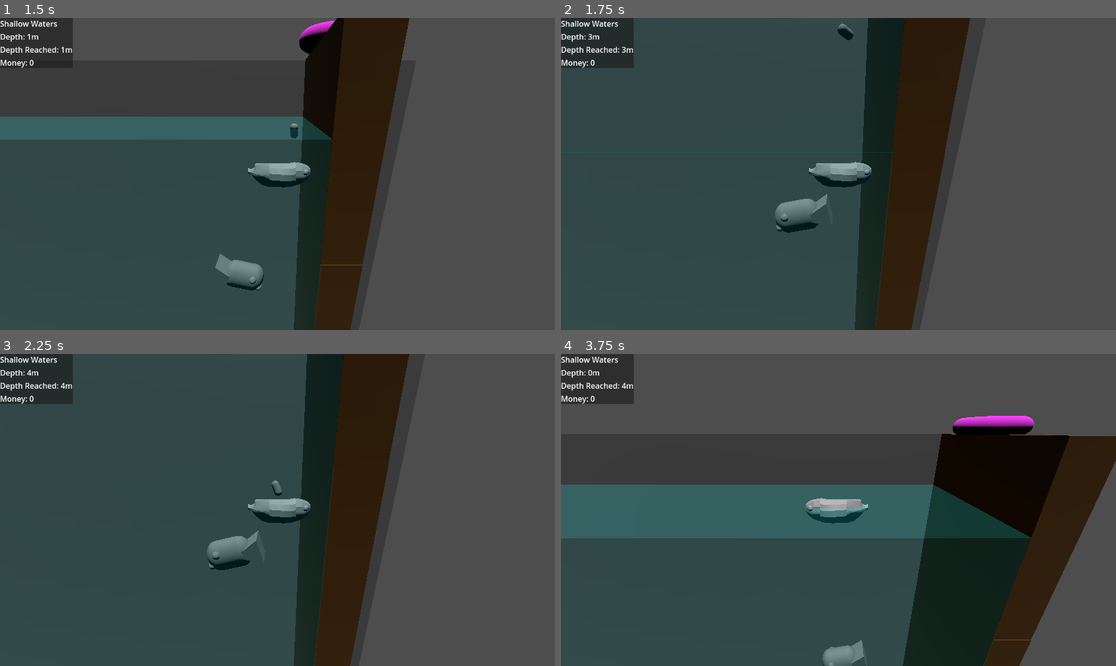
Above: before the commit, frames 1-4 (two rows, left to right).
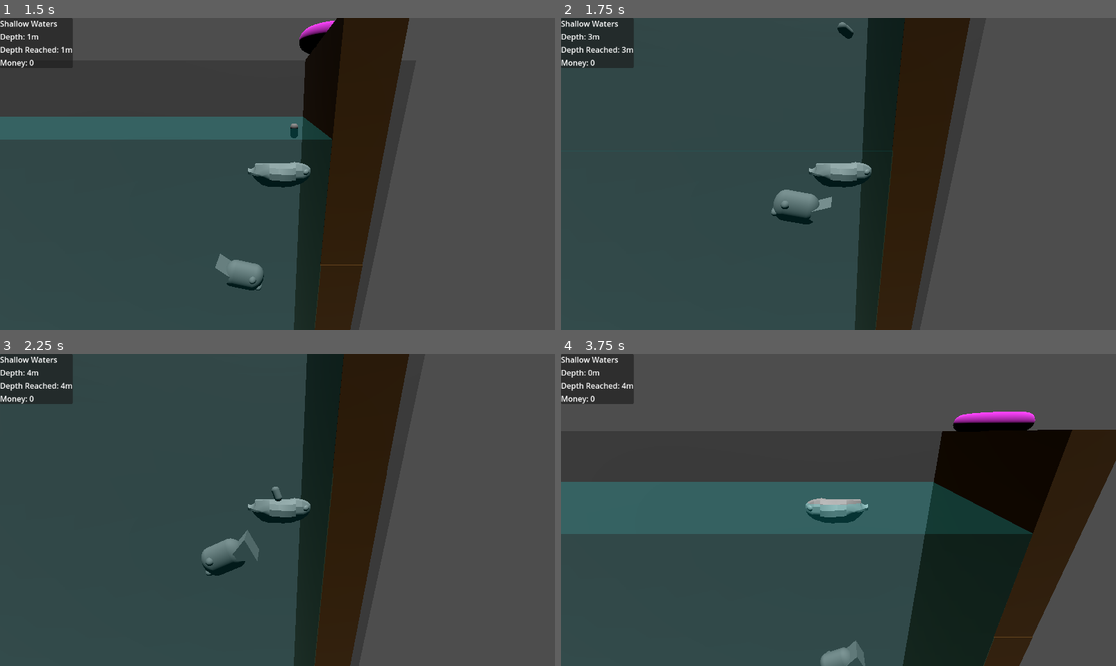
Above: after the commit, the same moments.

Repository: manusfishy/too-fishy
Game: Godot game, scene res://scenes/main_scene.tscn
The game is run twice, just before and just after one commit, with the same random seed, the same clock (stepped at 60 frames per second) and the same inputs.
Inputs (mouse positions are in pixels of both pictures, inside the frame that each line leads up to):
- Up to frame 1 (1.5 s): move the mouse to (399, 158) at 0.52 s; press the mouse at (399, 158) at 0.53 s; hold Right (move_right) 0.53-1.28 s; move the mouse to (166, 189) at 1.27 s; release the mouse at (166, 189) at 1.28 s; hold Down (move_down) from 1.28 s (still down); click (166, 189) at 1.35 s
- Up to frame 2 (1.75 s): keep holding Down (move_down)
- Up to frame 3 (2.25 s): move the mouse to (333, 441) at 2.02 s; release Down (move_down) at 2.03 s; press the mouse at (333, 441) at 2.03 s; hold Right (move_right) from 2.03 s (still down)
- Up to frame 4 (3.75 s): move the mouse to (810, 572) at 2.77 s; release Right (move_right) at 2.78 s; release the mouse at (810, 572) at 2.78 s; hold Up (move_up) 2.78-3.53 s; click (810, 572) at 2.85 s; move the mouse to (1005, 556) at 3.52 s; press the mouse at (1005, 556) at 3.53 s; hold Left (move_left) from 3.53 s (still down)

Frame 1 is identical in both runs. In frame 2, 0.8% of the frame differs, in the area x 37-74%, y 1-98%; in frame 3, 0.5%; in frame 4, 3.2%, in the area x 0-100%, y 18-100%.

Commit message:
no flying fishes

Diff:
--- a/scripts/fish.gd
+++ b/scripts/fish.gd
@@ -19,15 +19,15 @@
 		var random_rotation = randf_range(min_angle, max_angle)
 		rotate_y(deg_to_rad(180))
 
-		rotation[2] = 0
-		rotate_z(deg_to_rad(randf_range(min_angle, max_angle)))
+		var deg = randf_range(min_angle, max_angle)
 
-		if rotation[1] < 0:
-			velocity = Vector3.MODEL_RIGHT * speed
-			velocity = velocity.rotated(Vector3.FORWARD, rotation.z)
-		else:
-			velocity = Vector3.MODEL_LEFT * speed
-			velocity = velocity.rotated(Vector3.BACK, rotation.z)
+		set_z_rotation_and_velocity(deg)
+
+	print(position.y)
+	if position.y >= -0.75:
+		if is_looking_up():
+			var deg = randf_range(min_angle, min_angle/2)
+			set_z_rotation_and_velocity(deg)
 
 	move_and_slide()
 
@@ -35,7 +35,24 @@
 	speed = randf_range(min_speed, max_speed)
 	position = start_position
 
-	rotate_z(deg_to_rad(randf_range(min_angle, max_angle)))
+	set_z_rotation_and_velocity(randf_range(min_angle, max_angle))
 
-	velocity = Vector3.MODEL_LEFT * speed
-	velocity = velocity.rotated(Vector3.BACK, rotation.z)
+func set_z_rotation_and_velocity(deg: float) -> void:
+	rotation[2] = 0
+	var rad = deg_to_rad(deg)
+
+	if is_facing_left():
+		rotate_z(-rad)
+		velocity = Vector3.MODEL_RIGHT * speed
+		velocity = velocity.rotated(Vector3.FORWARD, rotation.z)
+	else:
+		rotate_z(rad)
+		velocity = Vector3.MODEL_LEFT * speed
+		velocity = velocity.rotated(Vector3.BACK, rotation.z)
+
+
+func is_facing_left() -> bool:
+	return rotation[1] < 0
+
+func is_looking_up() -> bool:
+	return rotation[2] > 0
